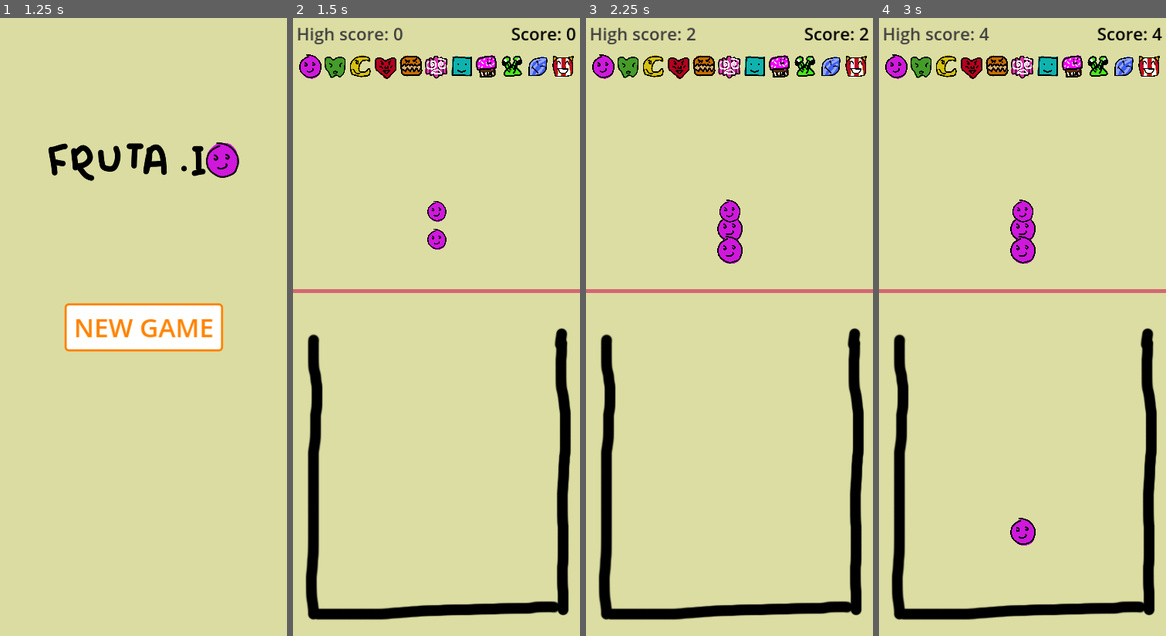
Above: before the commit, frames 1-4 (left to right).
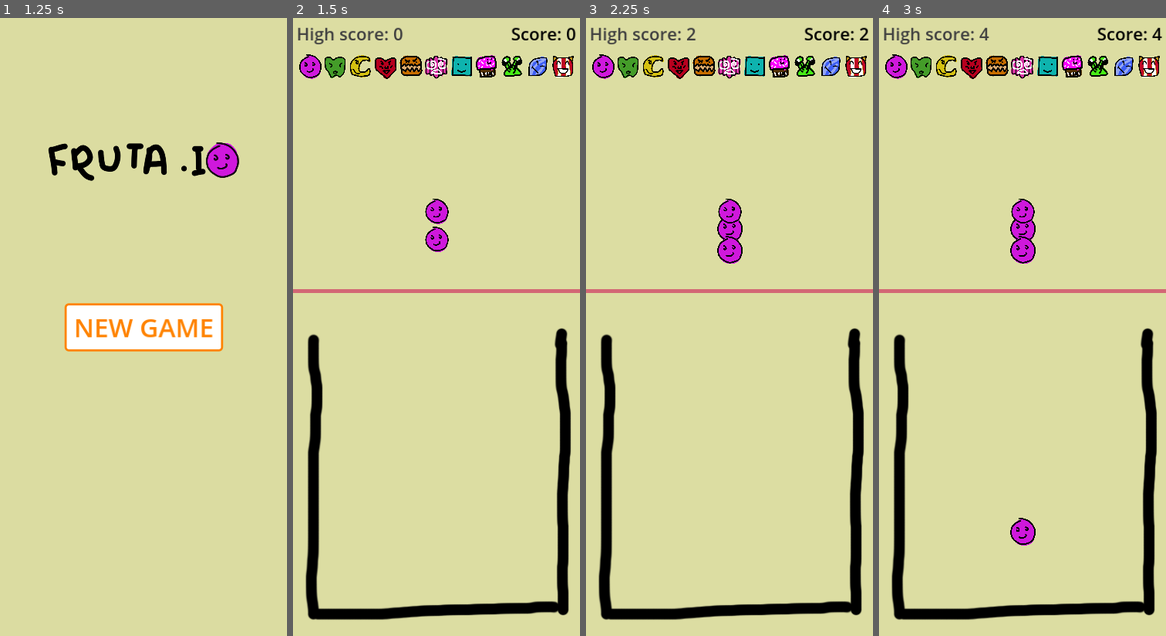
Above: after the commit, the same moments.

Repository: FlamingRat/fruta.io
Game: Godot game, scene res://scenes/menu/intro.tscn
Same seed, same stepped clock (60 frames per second), same inputs: the game is played once before the commit and once after it.
Inputs (mouse positions are in pixels of both pictures, inside the frame that each line leads up to):
- Up to frame 1 (1.25 s): click (143, 327) at 0.5 s
- Up to frame 2 (1.5 s): click "NEW GAME" at 1.25 s
- Up to frame 3 (2.25 s): click (729, 351) at 2 s
- Up to frame 4 (3 s): click (1022, 351) at 2.75 s

Frame 1 is identical in both runs. In frame 2, 0.3% of the frame differs, in the area x 45-55%, y 29-38%; in frame 3, less than 0.1%; in frame 4, less than 0.1%.

Commit message:
Change fruit animator to programatic tween

Diff:
--- a/scenes/fruit/fruit.gd
+++ b/scenes/fruit/fruit.gd
@@ -15,9 +15,9 @@
 var level: int = 1
 var last_frame_level: int = 1
 var age: float = 0
+var max_scale: Vector2
 
 
-@onready var animator: AnimationPlayer = $animator
 @onready var sprite_mask: Node2D = $sprite_mask
 @onready var sprite: Sprite2D = $sprite_mask/sprite
 @onready var shape: CollisionShape2D = $shape
@@ -25,7 +25,7 @@
 
 func _ready():
 	combine.connect(level_manager._on_fruit_combined)
-	animator.play("spawn")
+	max_scale = sprite.scale
 	update_size()
 
 
@@ -39,6 +39,7 @@
 	sprite_mask.scale = (1 + constant_increase) * SCALE_PER_LEVEL_RATIO * Vector2.ONE
 	sprite.frame = level - 1
 	shape.scale = (1 + constant_increase) * SCALE_PER_LEVEL_RATIO * Vector2.ONE
+	animate_size()
 
 
 func try_combine(fruit: Fruit):
@@ -55,6 +56,12 @@
 	return true
 
 
+func animate_size():
+	var tween = create_tween()
+	sprite.scale = Vector2.ZERO
+	tween.tween_property(sprite, "scale", max_scale, 0.2)
+
+
 func _physics_process(delta):
 	if age < TIME_TO_MATURE:
 		age += delta
@@ -66,5 +73,4 @@
 
 	for body in get_colliding_bodies():
 		if body.is_in_group('fruit') and try_combine(body):
-			animator.play("spawn")
 			break
--- a/scenes/fruit/fruit.tscn
+++ b/scenes/fruit/fruit.tscn
@@ -8,55 +8,6 @@
 
 [sub_resource type="CircleShape2D" id="CircleShape2D_vtjvt"]
 radius = 7.0
-
-[sub_resource type="Animation" id="Animation_mmi1p"]
-length = 0.001
-tracks/0/type = "value"
-tracks/0/imported = false
-tracks/0/enabled = true
-tracks/0/path = NodePath("sprite_mask/sprite:scale")
-tracks/0/interp = 1
-tracks/0/loop_wrap = true
-tracks/0/keys = {
-"times": PackedFloat32Array(0),
-"transitions": PackedFloat32Array(1),
-"update": 0,
-"values": [Vector2(0.02, 0.02)]
-}
-tracks/1/type = "value"
-tracks/1/imported = false
-tracks/1/enabled = true
-tracks/1/path = NodePath(".:position")
-tracks/1/interp = 1
-tracks/1/loop_wrap = true
-tracks/1/keys = {
-"times": PackedFloat32Array(0),
-"transitions": PackedFloat32Array(1),
-"update": 0,
-"values": [Vector2(0, 0)]
-}
-
-[sub_resource type="Animation" id="Animation_hoh5b"]
-resource_name = "spawn"
-length = 0.2
-tracks/0/type = "value"
-tracks/0/imported = false
-tracks/0/enabled = true
-tracks/0/path = NodePath("sprite_mask/sprite:scale")
-tracks/0/interp = 1
-tracks/0/loop_wrap = true
-tracks/0/keys = {
-"times": PackedFloat32Array(0, 0.2),
-"transitions": PackedFloat32Array(1, 1),
-"update": 0,
-"values": [Vector2(1e-05, 1e-05), Vector2(0.02, 0.02)]
-}
-
-[sub_resource type="AnimationLibrary" id="AnimationLibrary_jky08"]
-_data = {
-"RESET": SubResource("Animation_mmi1p"),
-"spawn": SubResource("Animation_hoh5b")
-}
 
 [node name="fruit" type="RigidBody2D" groups=["fruit"]]
 collision_layer = 0
@@ -69,11 +20,6 @@
 [node name="shape" type="CollisionShape2D" parent="."]
 shape = SubResource("CircleShape2D_vtjvt")
 
-[node name="animator" type="AnimationPlayer" parent="."]
-libraries = {
-"": SubResource("AnimationLibrary_jky08")
-}
-
 [node name="sprite_mask" type="Node2D" parent="."]
 
 [node name="sprite" type="Sprite2D" parent="sprite_mask"]
Not shown: 1 places in scenes/fruit/fruit.tscn that only renumber resources
